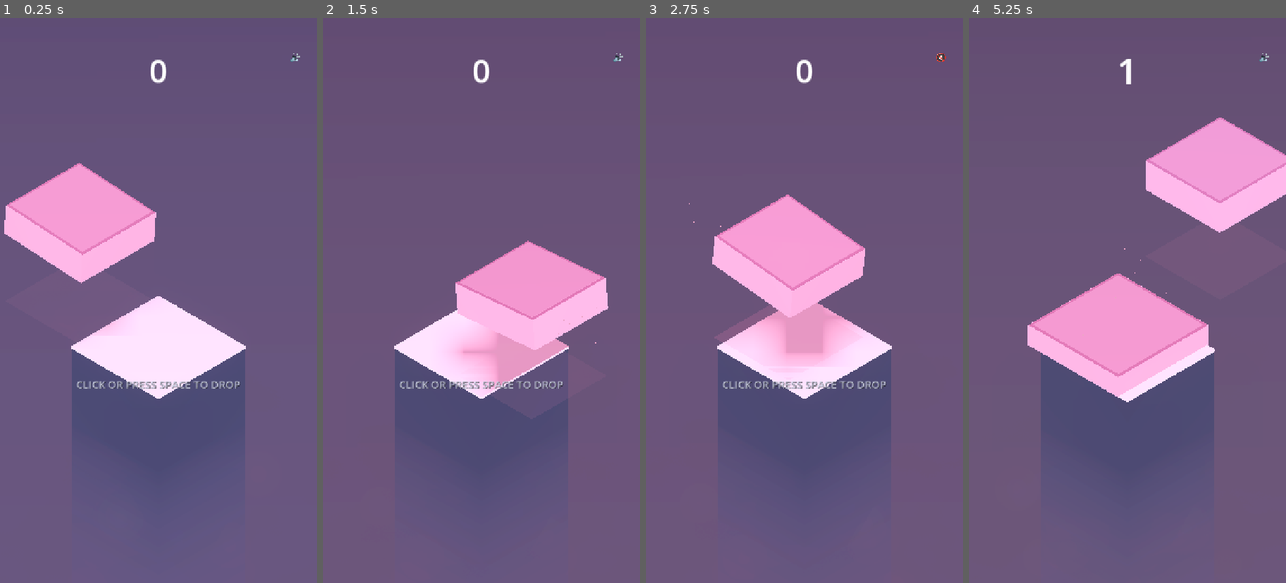
Above: before the commit, frames 1-4 (left to right).
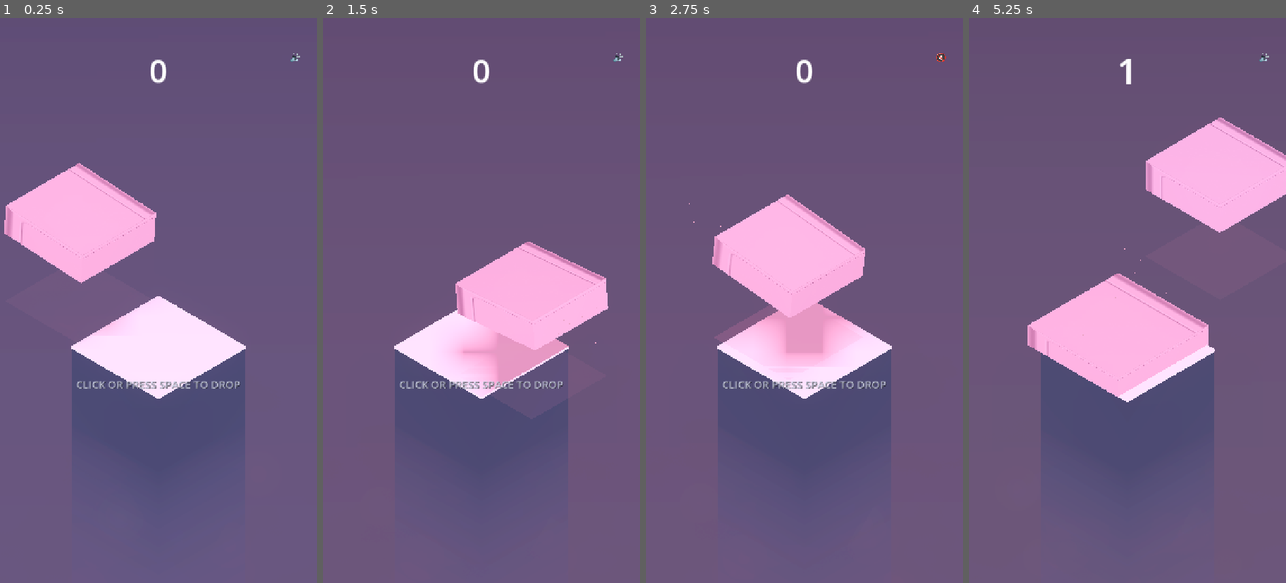
Above: after the commit, the same moments.

Repository: AakashJ91/stack
Game: Godot game, scene res://scenes/main.tscn
The game is run twice, just before and just after one commit, with the same random seed, the same clock (stepped at 60 frames per second) and the same inputs.
Inputs (mouse positions are in pixels of both pictures, inside the frame that each line leads up to):
- Up to frame 1 (0.25 s): no input
- Up to frame 2 (1.5 s): click "🔊" at 0.5 s; click "🔇" at 1.25 s
- Up to frame 3 (2.75 s): click "🔊" at 2 s
- Up to frame 4 (5.25 s): click "🔇" at 2.75 s; click "🔊" at 3.5 s; click "🔇" at 4.25 s; tap Space at 5 s; move the mouse to (1197, 272) at 5.02 s; tap M at 5.1 s; click (1197, 272) at 5.17 s

The runs differ from the first frame. In frame 1, 3.7% of the frame differs, in the area x 1-49%, y 25-43%; in frame 2, 3.3%; in frame 3, 4.0%; in frame 4, 6.3%, in the area x 18-100%, y 17-65%.

Commit message:
added gelly cube texture

Diff:
--- a/scripts/box.gd
+++ b/scripts/box.gd
@@ -17,15 +17,15 @@
 # tilt_root has origin at center of mass so banks and rotates around center
 var tilt_root: Node3D
 
+const TEX_ALBEDO = preload("res://textures/cube_albedo.png")
+const TEX_NORMAL = preload("res://textures/cube_normal.png")
+const TEX_ROUGHNESS = preload("res://textures/cube_roughness.png")
+
 # Visual instances
 var mesh_instance: MeshInstance3D
-var top_trim_instance: MeshInstance3D
-var corner_accents_instance: MeshInstance3D
 
 # Materials
 var material: StandardMaterial3D
-var trim_material: StandardMaterial3D
-var corner_material: StandardMaterial3D
 
 # Particle FX
 var trail_particles: CPUParticles3D
@@ -66,7 +66,7 @@
 	tilt_root.position = Vector3(0, box_size.y * 0.5, 0)
 	squash_root.add_child(tilt_root)
 
-	# 1. Main Cube Body
+	# 1. Main Cube Body with High-Quality Tactile Textures
 	mesh_instance = MeshInstance3D.new()
 	var box_mesh = BoxMesh.new()
 	box_mesh.size = box_size
@@ -74,42 +74,19 @@
 
 	material = StandardMaterial3D.new()
 	material.shading_mode = StandardMaterial3D.SHADING_MODE_PER_PIXEL
-	material.roughness = 0.32
-	material.metallic = 0.02
+	material.albedo_texture = TEX_ALBEDO
+	material.albedo_color = box_color
+	material.normal_enabled = true
+	material.normal_texture = TEX_NORMAL
+	material.normal_scale = 1.0
+	material.roughness_texture = TEX_ROUGHNESS
+	material.roughness = 0.35
+	material.metallic = 0.03
 	material.clearcoat_enabled = true
-	material.clearcoat = 0.25
-	material.rim_enabled = false
-	material.albedo_color = box_color
+	material.clearcoat = 0.30
+	material.clearcoat_roughness = 0.20
 	mesh_instance.material_override = material
 	tilt_root.add_child(mesh_instance)
-
-	# 2. Sleek Top Surface Chamfer Trim Frame
-	top_trim_instance = MeshInstance3D.new()
-	var trim_mesh = BoxMesh.new()
-	trim_mesh.size = Vector3(box_size.x * 0.94, 0.035, box_size.z * 0.94)
-	top_trim_instance.mesh = trim_mesh
-	top_trim_instance.position = Vector3(0, box_size.y * 0.5 + 0.015, 0)
-
-	trim_material = StandardMaterial3D.new()
-	trim_material.albedo_color = box_color
-	trim_material.roughness = 0.30
-	trim_material.metallic = 0.02
-	trim_material.emission_enabled = false
-	top_trim_instance.material_override = trim_material
-	tilt_root.add_child(top_trim_instance)
-
-	# 4. Corner Bevel Bracket Accents
-	corner_accents_instance = MeshInstance3D.new()
-	var corner_mesh = BoxMesh.new()
-	corner_mesh.size = Vector3(box_size.x * 0.99, 0.025, box_size.z * 0.99)
-	corner_accents_instance.mesh = corner_mesh
-	corner_accents_instance.position = Vector3(0, box_size.y * 0.5 + 0.005, 0)
-
-	corner_material = StandardMaterial3D.new()
-	corner_material.albedo_color = box_color
-	corner_material.roughness = 0.4
-	corner_accents_instance.material_override = corner_material
-	tilt_root.add_child(corner_accents_instance)
 
 	# 5. Glider Particle Trail (Emits while sliding)
 	trail_particles = CPUParticles3D.new()
@@ -163,26 +140,15 @@
 	var s = box_color.s
 	var v = box_color.v
 
-	# Main body: creamy, satin pastel finish
+	# Main body: creamy, satin pastel finish with tactile surface texture
 	if material:
 		material.albedo_color = box_color
-		material.roughness = 0.32
-		material.metallic = 0.02
+		material.roughness = 0.35
+		material.metallic = 0.03
 		material.clearcoat_enabled = true
-		material.clearcoat = 0.25
-		material.rim_enabled = false
+		material.clearcoat = 0.30
+		material.clearcoat_roughness = 0.20
 		material.emission_enabled = false
-
-	# Top trim: soft harmonious frame preserving the pastel color with rich contrast
-	if trim_material:
-		var trim_col = Color.from_hsv(h, clamp(s * 1.12, 0.45, 0.75), max(v * 0.88, 0.70))
-		trim_material.albedo_color = trim_col
-		trim_material.emission_enabled = false
-
-	# Corner bevel accents: gentle muted harmonic contrast
-	if corner_material:
-		var corner_col = Color.from_hsv(h, clamp(s * 1.25, 0.5, 0.85), max(v * 0.75, 0.55))
-		corner_material.albedo_color = corner_col
 
 	if trail_particles:
 		var trail_c = Color.from_hsv(h, clamp(s * 0.9, 0.4, 0.7), v)
Binary file added: textures/cube_albedo.png
Not shown, added: textures/cube_albedo.png.import
Binary file added: textures/cube_normal.png
Not shown, added: textures/cube_normal.png.import
Binary file added: textures/cube_roughness.png
Not shown, added: textures/cube_roughness.png.import
Not shown, added: generate_cube_textures.py
